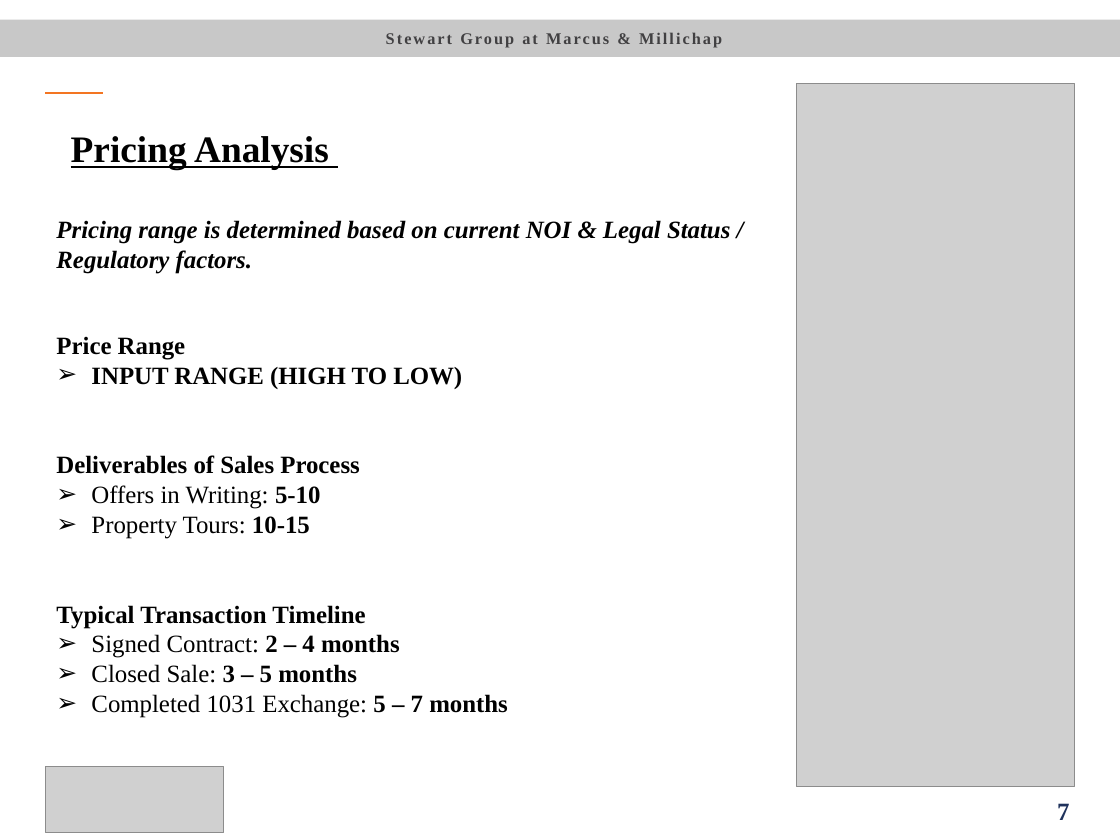
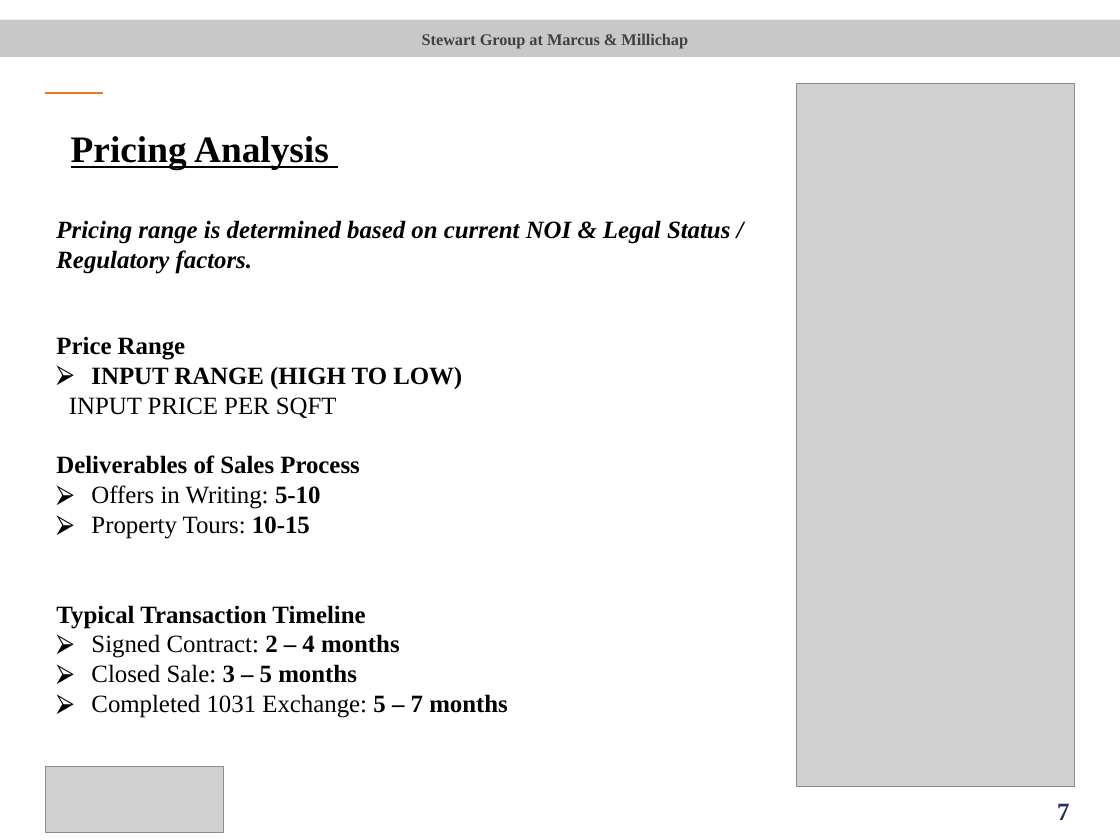
Before and after one commit to TheStewartGroup/BuildingAnalysis, a slide deck: slide 7 of template.pptx. Drawn at 1120x840 pixels with LibreOffice and Linux fonts; fonts in the diff are those of the drawing; grey boxes stand for pictures. Boxes give left, top, right and bottom in pixels: in the first picture for what was removed or moved away, otherwise in the second. Text is boxed around its words. In the diff, an @@ line names an element or a change of style, - is before the commit and + after.

Commit message:
Updates

```diff
--- a/template.pptx
+++ b/template.pptx
@@ text "Stewart Group at Marcus & ..." at box(422, 33, 688, 49): letter spacing 1.3 to 0 pt; rotation 90 to 0 degrees @@
@@ text at box(91, 367, 508, 718): bullet ➢ to ⮚ @@
@@ text at box(69, 397, 337, 418): paragraph added @@
+INPUT PRICE PER SQFT
```
Also in this commit, not shown: 9 other slides changed.
